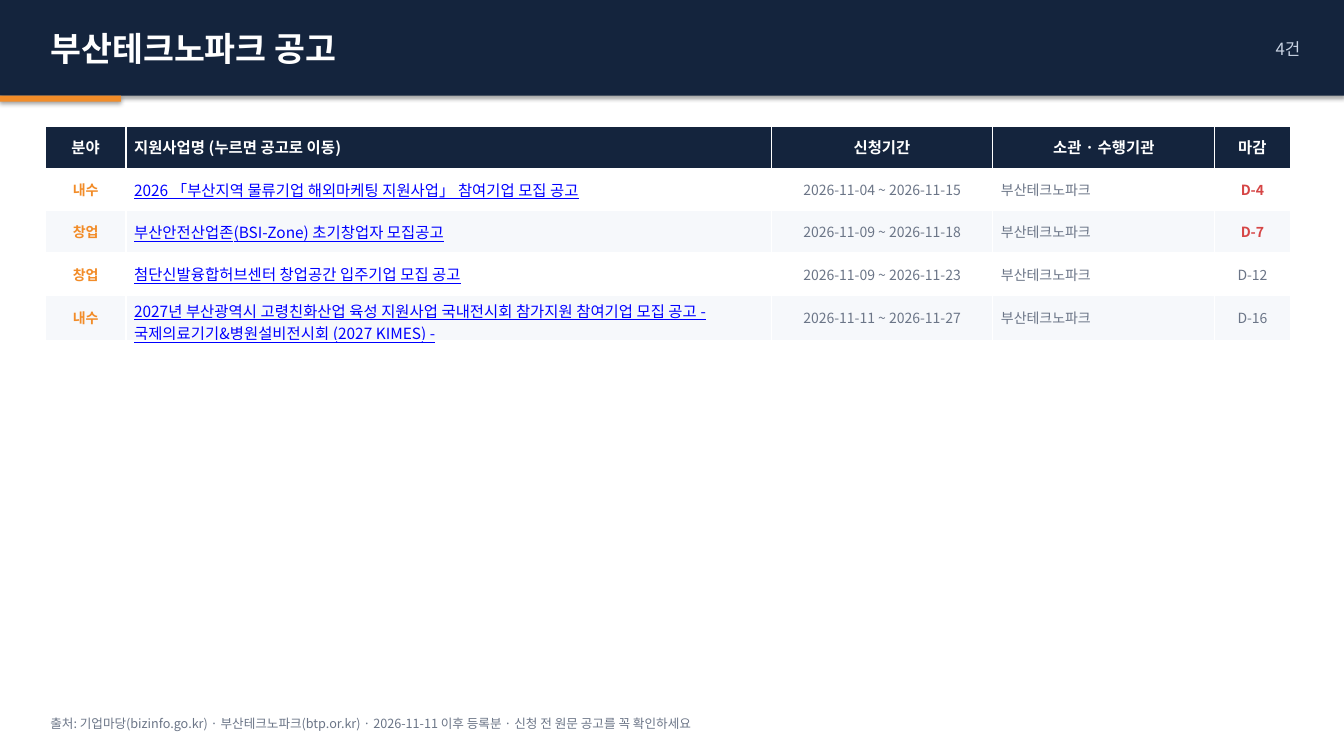
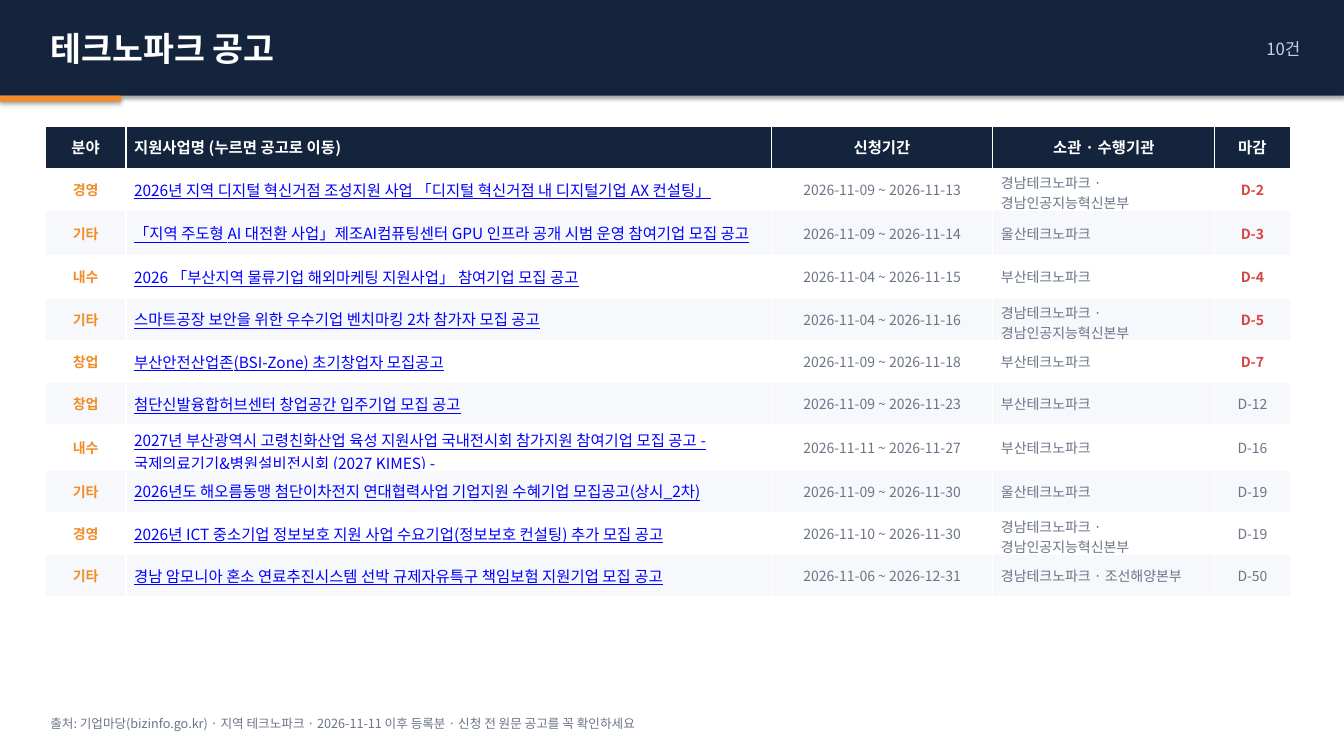
Before and after one commit to juddmank/helprnd.com, a slide deck: slide 8 of site/briefings/2026-11-11_지원사업공고.pptx. Drawn at 1344x756 pixels with LibreOffice and Linux fonts; fonts in the diff are those of the drawing. Boxes give left, top, right and bottom in pixels: in the first picture for what was removed or moved away, otherwise in the second. Text is boxed around its words. In the diff, an @@ line names an element or a change of style, - is before the commit and + after.

```diff
--- a/site/briefings/2026-11-11_지원사업공고.pptx
+++ b/site/briefings/2026-11-11_지원사업공고.pptx
@@ text at (x1=50, y1=33, x2=275, y2=64): text changed @@
-부산테크노파크 공고
+테크노파크 공고
@@ text at (x1=1266, y1=41, x2=1300, y2=56): text changed @@
-4건
+10건
@@ table at (x1=45, y1=126, x2=1291, y2=592) @@
+row 2: 경영 | 2026년 지역 디지털 혁신거점 조성지원 사업 「디지털 혁신거점 내 디지털기업 AX 컨설팅」 | 2026-11-09 ~ 2026-11-13 | 경남테크노파크 · 경남인공지능혁신본부 | D-2
+row 3: 기타 | 「지역 주도형 AI 대전환 사업」제조AI컴퓨팅센터 GPU 인프라 공개 시범 운영 참여기업 모집 공고 | 2026-11-09 ~ 2026-11-14 | 울산테크노파크 | D-3
+row 5: 기타 | 스마트공장 보안을 위한 우수기업 벤치마킹 2차 참가자 모집 공고 | 2026-11-04 ~ 2026-11-16 | 경남테크노파크 · 경남인공지능혁신본부 | D-5
+row 9: 기타 | 2026년도 해오름동맹 첨단이차전지 연대협력사업 기업지원 수혜기업 모집공고(상시_2차) | 2026-11-09 ~ 2026-11-30 | 울산테크노파크 | D-19
+row 10: 경영 | 2026년 ICT 중소기업 정보보호 지원 사업 수요기업(정보보호 컨설팅) 추가 모집 공고 | 2026-11-10 ~ 2026-11-30 | 경남테크노파크 · 경남인공지능혁신본부 | D-19
+row 11: 기타 | 경남 암모니아 혼소 연료추진시스템 선박 규제자유특구 책임보험 지원기업 모집 공고 | 2026-11-06 ~ 2026-12-31 | 경남테크노파크 · 조선해양본부 | D-50
@@ text at (x1=50, y1=717, x2=635, y2=731): text changed @@
-출처: 기업마당(bizinfo.go.kr) · 부산테크노파크(btp.or.kr) · 2026-11-11 이후 등록분 · 신청 전 원문 공고를 꼭 확인하세요
+출처: 기업마당(bizinfo.go.kr) · 지역 테크노파크 · 2026-11-11 이후 등록분 · 신청 전 원문 공고를 꼭 확인하세요
```
Also in this commit, not shown: 18 other slides changed, 3 slides added, 6 other files.
